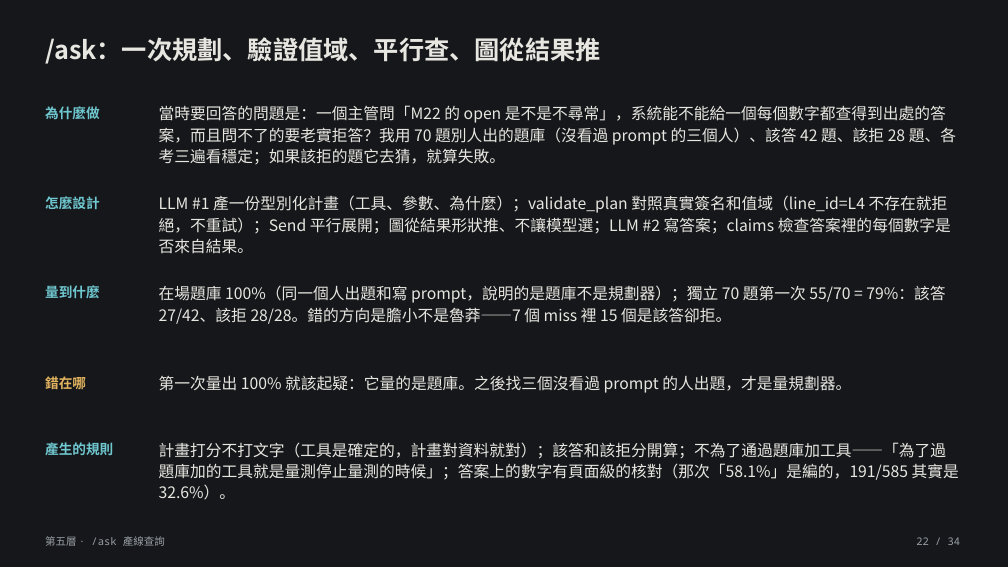
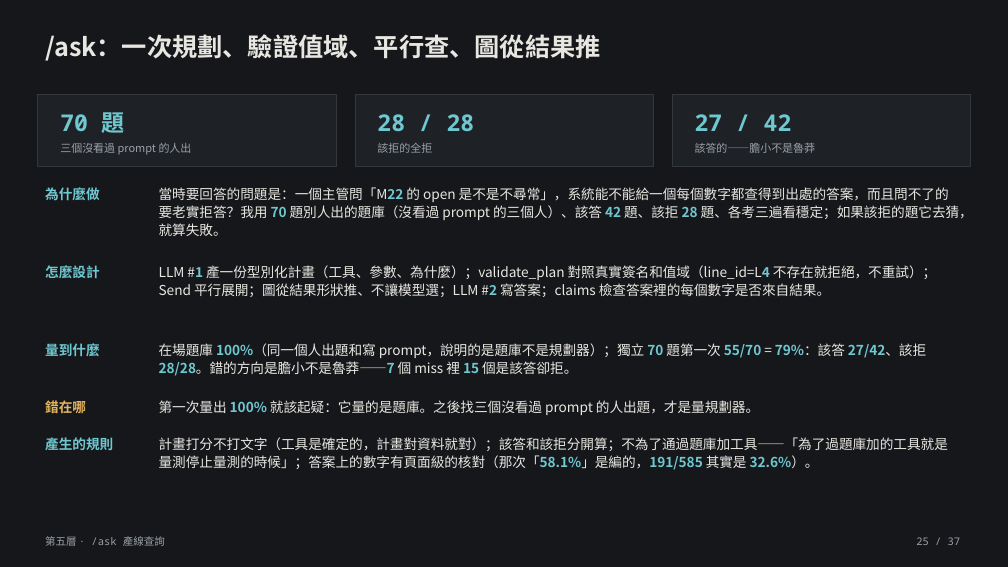
Before and after one commit to lin891020/aoi-agent, a slide deck: slide 25 of docs/deck/aoi-agent-journey.zh-TW.pptx (slide 22 before the commit). Drawn at 1008x567 pixels with LibreOffice and Linux fonts; fonts in the diff are those of the drawing. Boxes give left, top, right and bottom in pixels: in the first picture for what was removed or moved away, otherwise in the second. Text is boxed around its words. In the diff, an @@ line names an element or a change of style, - is before the commit and + after.

```diff
--- a/docs/deck/aoi-agent-journey.zh-TW.pptx
+++ b/docs/deck/aoi-agent-journey.zh-TW.pptx
@@ rectangle added at box(38, 95, 336, 166), fill #1E2125, outline #33383D 0.75 pt @@
@@ text added at box(60, 108, 125, 137), 22 pt, text #6FC7CF, bold @@
+70 題
@@ rectangle added at box(355, 95, 653, 166), fill #1E2125, outline #33383D 0.75 pt @@
@@ text added at box(377, 114, 475, 131), 22 pt, text #6FC7CF, bold @@
+28 / 28
@@ rectangle added at box(672, 95, 970, 166), fill #1E2125, outline #33383D 0.75 pt @@
@@ text added at box(695, 114, 792, 131), 22 pt, text #6FC7CF, bold @@
+27 / 42
@@ text added at box(60, 143, 192, 155), 10.5 pt, text #9AA0A6 @@
+三個沒看過 prompt 的人出
@@ text added at box(377, 143, 432, 153), 10.5 pt, text #9AA0A6 @@
+該拒的全拒
@@ text added at box(695, 143, 816, 153), 10.5 pt, text #9AA0A6 @@
+該答的——膽小不是魯莽
@@ text "為什麼做": place and size @@
-text "為什麼做" at box(45, 106, 99, 119)
+text "為什麼做" at box(45, 187, 99, 200)
@@ text "當時要回答的問題是：一個主管問「M22 的 open 是不是不尋常」，系統能不能給一個每個數字都查得到出處的答案，而且問 ...": place and size @@
-text "當時要回答的問題是：一個主管問「M22 的 open 是不是不尋常」，系統能不能給一個每個數字都查得到出處的答案，而且問 ..." at box(159, 105, 956, 165)
+text "當時要回答的問題是：一個主管問「M22 的 open 是不是不尋常」，系統能不能給一個每個數字都查得到出處的答案，而且問 ..." at box(159, 187, 973, 236)
@@ text "當時要回答的問題是：一個主管問「M22 的 open 是不是不尋常」，系統能不能給一個每個數字都查得到出處的答案，而且問 ..." at box(159, 187, 973, 236): size 15 to 13 pt; text colour #E8E6E1 to #6FC7CF, bold on in "當時要回答的問題是：一個主管問「M22 70 42 28" @@
@@ text "怎麼設計": place and size @@
-text "怎麼設計" at box(45, 196, 99, 209)
+text "怎麼設計" at box(45, 265, 99, 278)
@@ text "LLM #1 產一份型別化計畫（工具、參數、為什麼）；validate_plan 對照真實簽名和值域（line_id=L ...": place and size @@
-text "LLM #1 產一份型別化計畫（工具、參數、為什麼）；validate_plan 對照真實簽名和值域（line_id=L ..." at box(159, 195, 951, 254)
+text "LLM #1 產一份型別化計畫（工具、參數、為什麼）；validate_plan 對照真實簽名和值域（line_id=L ..." at box(159, 265, 936, 297)
@@ text "LLM #1 產一份型別化計畫（工具、參數、為什麼）；validate_plan 對照真實簽名和值域（line_id=L ..." at box(159, 265, 936, 297): size 15 to 13 pt; text colour #E8E6E1 to #6FC7CF, bold on in "#1 對照真實簽名和值域（line_id=L4 #2" @@
@@ text "量到什麼": place and size @@
-text "量到什麼" at box(45, 285, 99, 298)
+text "量到什麼" at box(45, 343, 99, 356)
@@ text "在場題庫 100%（同一個人出題和寫 prompt，說明的是題庫不是規劃器）；獨立 70 題第一次 ...": place and size @@
-text "在場題庫 100%（同一個人出題和寫 prompt，說明的是題庫不是規劃器）；獨立 70 題第一次 ..." at box(159, 285, 945, 324)
+text "在場題庫 100%（同一個人出題和寫 prompt，說明的是題庫不是規劃器）；獨立 70 題第一次 ..." at box(159, 343, 926, 376)
@@ text "在場題庫 100%（同一個人出題和寫 prompt，說明的是題庫不是規劃器）；獨立 70 題第一次 ..." at box(159, 343, 926, 376): size 15 to 13 pt; text colour #E8E6E1 to #6FC7CF, bold on in "100%（同一個人出題和寫 70 55/70 79%：該答 27/42、該拒 28/28。錯的方向是膽小不是魯莽——7  ..." @@
@@ text "錯在哪": place and size @@
-text "錯在哪" at box(45, 374, 86, 392)
+text "錯在哪" at box(45, 399, 86, 417)
@@ text "第一次量出 100% 就該起疑：它量的是題庫。之後找三個沒看過 prompt 的人出題，才是量規劃器。": place and size @@
-text "第一次量出 100% 就該起疑：它量的是題庫。之後找三個沒看過 prompt 的人出題，才是量規劃器。" at box(159, 375, 851, 393)
+text "第一次量出 100% 就該起疑：它量的是題庫。之後找三個沒看過 prompt 的人出題，才是量規劃器。" at box(159, 400, 759, 415)
@@ text "第一次量出 100% 就該起疑：它量的是題庫。之後找三個沒看過 prompt 的人出題，才是量規劃器。" at box(159, 400, 759, 415): size 15 to 13 pt; text colour #E8E6E1 to #6FC7CF, bold on in "100%" @@
@@ text "產生的規則": place and size @@
-text "產生的規則" at box(45, 442, 113, 455)
+text "產生的規則" at box(45, 437, 113, 450)
@@ text "計畫打分不打文字（工具是確定的，計畫對資料就對）；該答和該拒分開算；不為了通過題庫加工具——「為了過題庫加的工具就是量測 ..." at box(159, 437, 948, 470): size 15 to 13 pt; text colour #E8E6E1 to #6FC7CF, bold on in "計畫打分不打文字（工具是確定的，計畫對資料就對）；該答和該拒分開算；不為了通過題庫加工具——「為了過題庫加的工具就是量測 ..." @@
@@ text at box(916, 537, 961, 545): text changed @@
-22 / 34
+25 / 37
```
Also in this commit, not shown: 33 other slides changed, 3 slides added, 9 other files.
